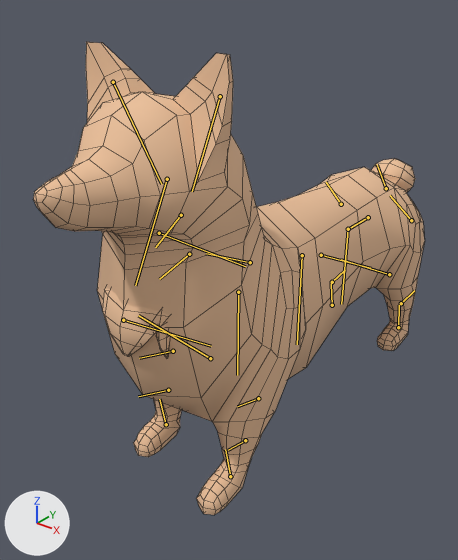
Two versions of the FBX model View/Assets/_Shared/Art Assets/Characters/Dog/Dog model.FBX, one commit apart.
Rendered twice from a 50 mm camera at (0.749, -1.204, 0.997) aimed at (-0.068, -0.183, 0.365). Every picture has the same lights, and +X, +Y and +Z are marked at lower left. Both versions are drawn at the pose saved in each file; the numbers are the values there. The bones that bend it are drawn over the model as lines. Mesh edges are drawn as thin lines.
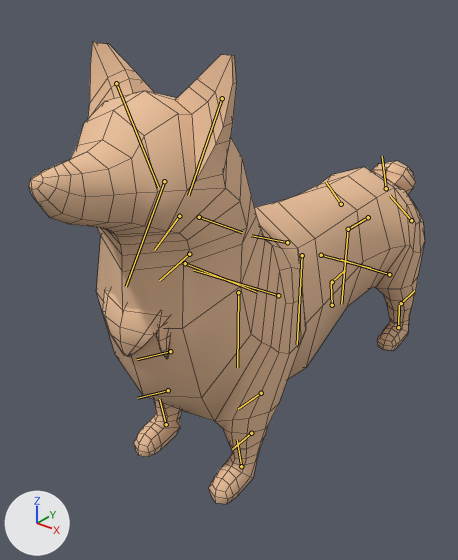
Location of each change, (x1, y1, x2, y2) in pixels of the pictures (458 x 560 px):
'Cylinder001', posed
    before: (33, 42, 425, 515)
    after: (29, 42, 425, 504)
bone 'CATRigNeck1', root to tip
    before: (189, 254) to (159, 279)
    after: (189, 254) to (159, 280)
bone 'CATRigHead', root to tip
    before: (167, 179) to (135, 285)
    after: (164, 181) to (126, 286)
bone 'CATRigLLeg1', root to tip
    before: (210, 358) to (138, 315)
    after: (278, 295) to (194, 270)
bone 'CATRigLLeg2', root to tip
    before: (258, 398) to (237, 406)
    after: (261, 393) to (238, 409)
bone 'CATRigLLegAnkle', root to tip
    before: (230, 476) to (225, 449)
    after: (241, 466) to (237, 439)
bone 'CATRigTail1', root to tip
    before: (386, 188) to (377, 164)
    after: (386, 188) to (382, 156)

The change, as a list of edits to the scene's bpy script:
```text
Change bone_catrigneck1:
    where bone_catrigneck1 = bpy.data.objects['Armature'].pose.bones['CATRigNeck1']  # child of 'CATRigChest'
    bone_catrigneck1.rotation_quaternion: (1.0, 0.004, 0.0, -0.02) -> (1.0, 0.0, 0.0, 0.0)  # degrees (1, 0, -2) -> degrees (0, 0, 0)
Change bone_catrighead:
    where bone_catrighead = bpy.data.objects['Armature'].pose.bones['CATRigHead']  # child of 'CATRigNeck2'
    bone_catrighead.rotation_quaternion: (0.998, 0.0, 0.0, 0.064) -> (1.0, 0.0, 0.0, 0.0)  # degrees (0, 0, 7) -> degrees (0, 0, 0)
Change bone_catriglleg1:
    where bone_catriglleg1 = bpy.data.objects['Armature'].pose.bones['CATRigLLeg1']  # child of 'CATRigLLegCollarbone'
    bone_catriglleg1.rotation_quaternion: (0.999, -0.003, 0.035, -0.006) -> (1.0, 0.0, 0.0, 0.0)  # degrees (0, 4, -1) -> degrees (0, 0, 0)
Change bone_catriglleg2:
    where bone_catriglleg2 = bpy.data.objects['Armature'].pose.bones['CATRigLLeg2']  # child of 'CATRigLLeg1'
    bone_catriglleg2.rotation_quaternion: (0.999, -0.001, -0.008, 0.041) -> (1.0, 0.0, 0.0, 0.0)  # degrees (0, -1, 5) -> degrees (0, 0, 0)
Change bone_catrigllegankle:
    where bone_catrigllegankle = bpy.data.objects['Armature'].pose.bones['CATRigLLegAnkle']  # child of 'CATRigLLeg3'
    bone_catrigllegankle.rotation_quaternion: (0.997, 0.005, -0.001, -0.079) -> (1.0, 0.0, 0.0, 0.0)  # degrees (1, 0, -9) -> degrees (0, 0, 0)
Change bone_catrigtail1:
    where bone_catrigtail1 = bpy.data.objects['Armature'].pose.bones['CATRigTail1']  # child of 'CATRigPelvis'
    bone_catrigtail1.rotation_quaternion: (0.99, 0.0, 0.0, 0.138) -> (1.0, 0.0, 0.0, 0.0)  # degrees (0, 0, 16) -> degrees (0, 0, 0)
```
